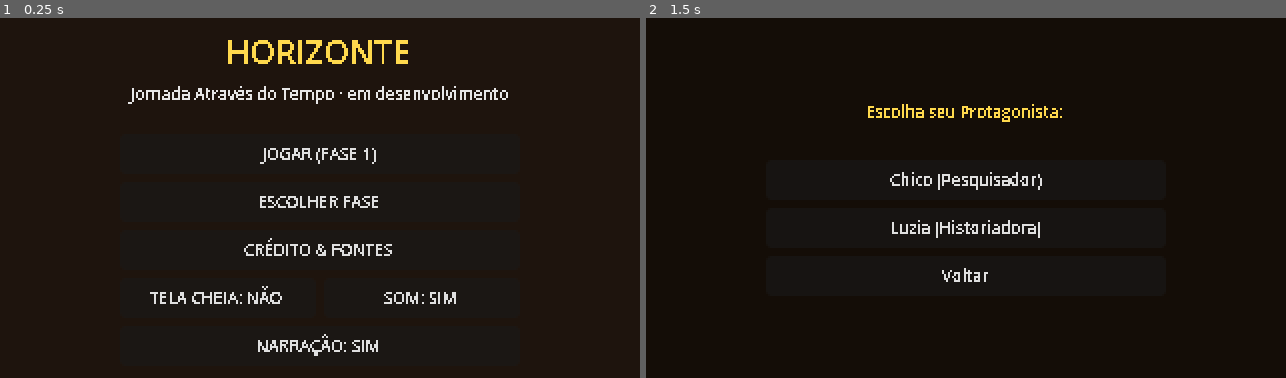
Above: before the commit, frames 1-2 (left to right).
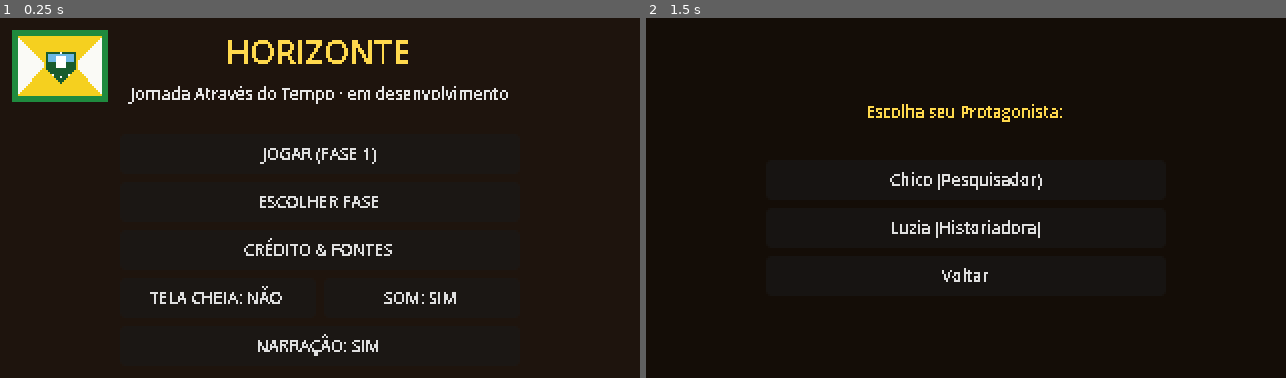
Above: after the commit, the same moments.

Repository: helicleiton/horizonte-jornada-no-tempo
Game: Godot game, scene res://scenes/ui/menu_inicial.tscn
Same seed, same stepped clock (60 frames per second), same inputs: the game is played once before the commit and once after it.
Inputs:
- Up to frame 1 (0.25 s): no input
- Up to frame 2 (1.5 s): click "JOGAR (FASE 1)" at 0.5 s; click "JOGAR (FASE 1)" at 1.25 s

The runs differ from the first frame. In frame 1, 3.0% of the frame differs, in the area x 1-17%, y 3-24%; in frame 2, nothing differs.

Commit message:
Bandeira de Horizonte em pixel art no menu de abertura
Co-Authored-By: Claude Haiku 5.5 <noreply@anthropic.com>

Diff:
--- a/scripts/ui/menu_inicial.gd
+++ b/scripts/ui/menu_inicial.gd
@@ -44,6 +44,15 @@
 	fundo.color = Color(0.12, 0.08, 0.05) # marrom escuro sertanejo
 	fundo.set_anchors_and_offsets_preset(Control.PRESET_FULL_RECT)
 	add_child(fundo)
+
+	# Bandeira de Horizonte em pixel art, no canto da tela de abertura.
+	var bandeira := TextureRect.new()
+	bandeira.texture = load("res://assets/sprites/bandeira_horizonte.png")
+	bandeira.position = Vector2(6, 6)
+	bandeira.size = Vector2(48, 36)
+	bandeira.stretch_mode = TextureRect.STRETCH_SCALE
+	bandeira.texture_filter = CanvasItem.TEXTURE_FILTER_NEAREST
+	add_child(bandeira)
 
 	var vbox := _coluna_centralizada(self)
 	var titulo := _rotulo(vbox, "HORIZONTE", Color(1.0, 0.85, 0.3), HORIZONTAL_ALIGNMENT_CENTER)
Binary file added: assets/sprites/bandeira_horizonte.png
Not shown, added: assets/sprites/bandeira_horizonte.png.import
